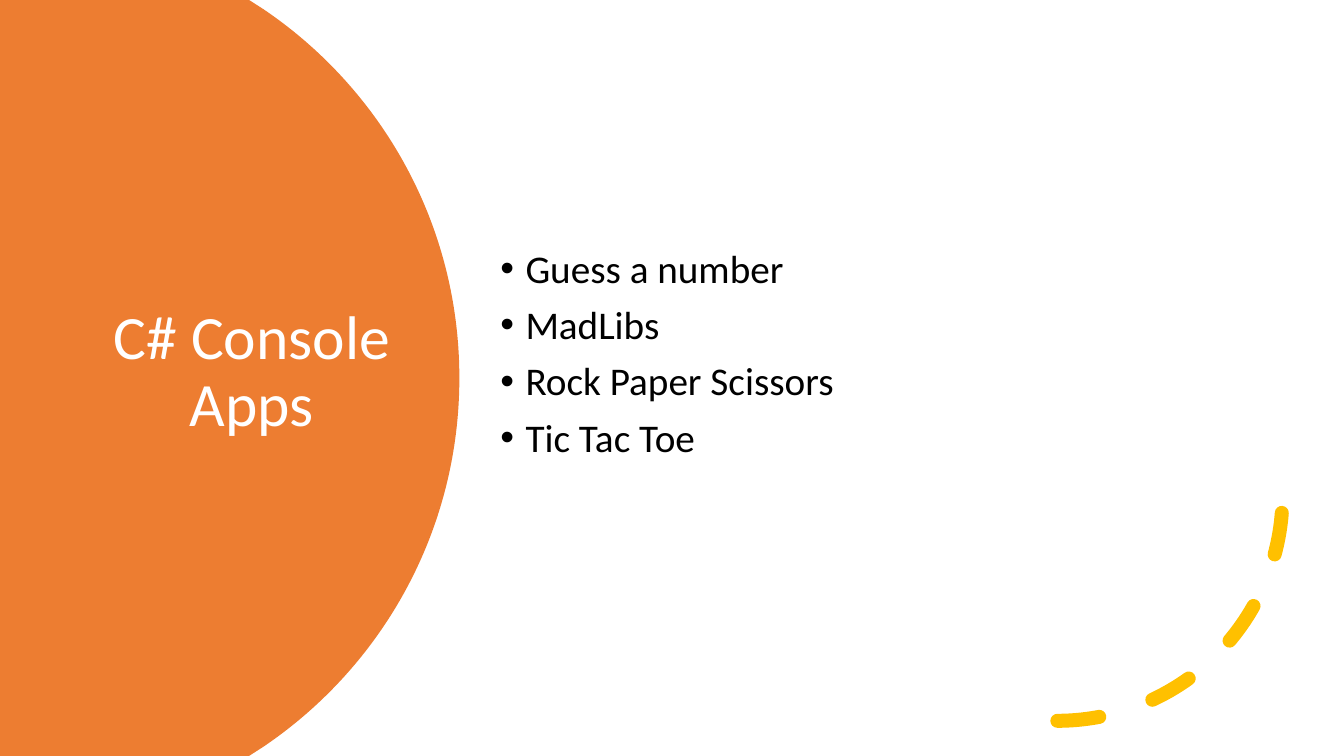
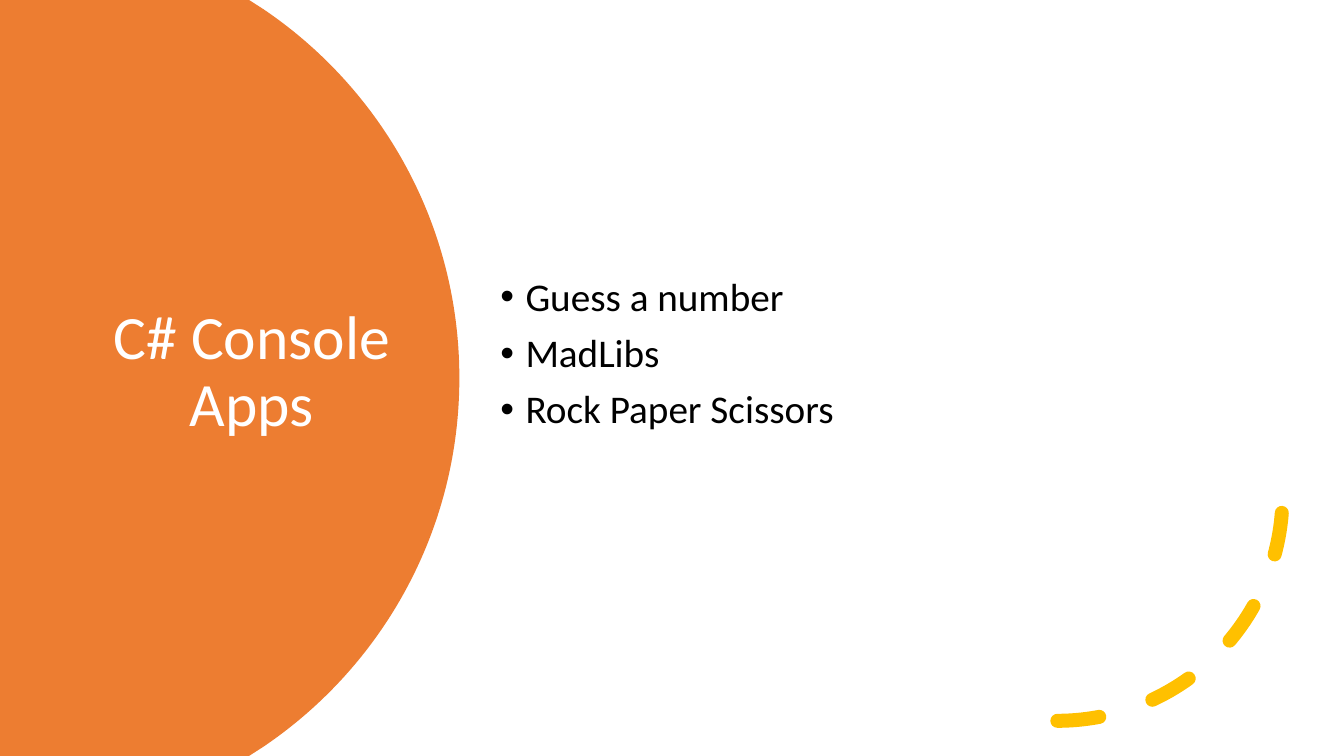
Before and after one commit to kevmoens/ThatConference2022, a slide deck: slide 11 of ThatConference2022.pptx (slide 12 before the commit). Drawn at 1344x756 pixels with LibreOffice and Linux fonts; fonts in the diff are those of the drawing. Boxes give left, top, right and bottom in pixels: in the first picture for what was removed or moved away, otherwise in the second. Text is boxed around its words. In the diff, an @@ line names an element or a change of style, - is before the commit and + after.

```diff
--- a/ThatConference2022.pptx
+++ b/ThatConference2022.pptx
@@ text at [526, 425, 695, 453]: paragraph removed @@
-• Tic Tac Toe
```
Also in this commit, not shown: 4 other slides changed, 1 other file.
